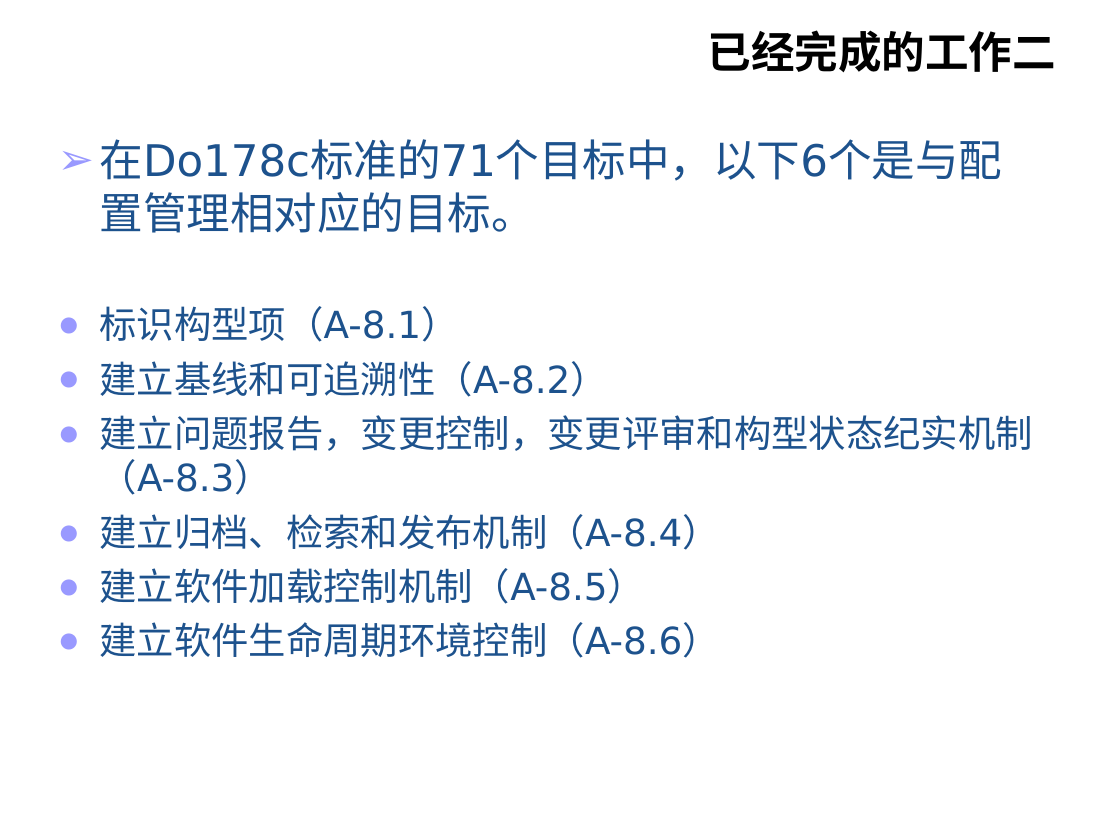
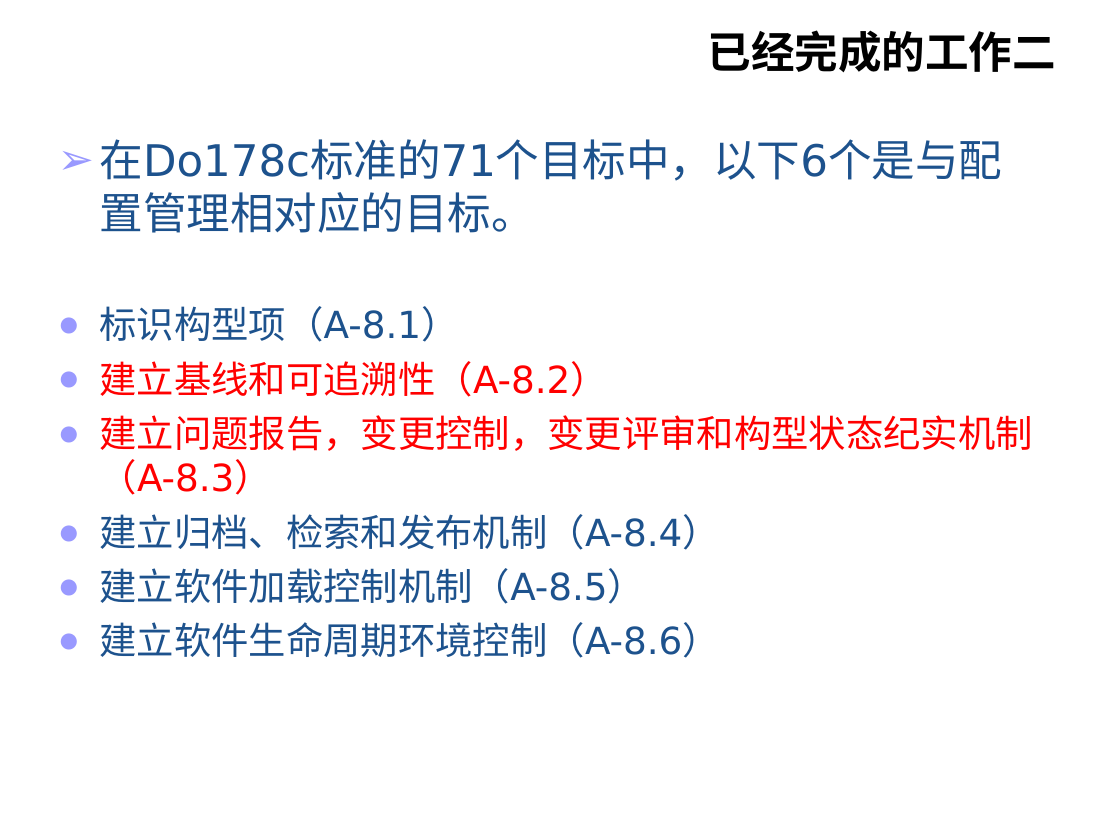
Before and after one commit to wangxydhc/for-graduate, a slide deck: slide 12 of paper/SY1506325_王鑫冶_中期检查报告.ppt. Drawn at 1120x840 pixels with LibreOffice and Linux fonts; fonts in the diff are those of the drawing; background and template pictures are left out. Boxes give left, top, right and bottom in pixels: in the first picture for what was removed or moved away, otherwise in the second. Text is boxed around its words. In the diff, an @@ line names an element or a change of style, - is before the commit and + after.

```diff
--- a/paper/SY1506325_王鑫冶_中期检查报告.ppt
+++ b/paper/SY1506325_王鑫冶_中期检查报告.ppt
@@ text at (x1=100, y1=361, x2=1033, y2=495): text colour #1D528D to #FF0000 in "建立基线和可追溯性（A-8.2）", "建立问题报告，变更控制，变更评审和构型状态纪实机制（A-8.3）" @@
```
Also in this commit, not shown: 10 other slides changed, 2 slides added, 1 other file.
